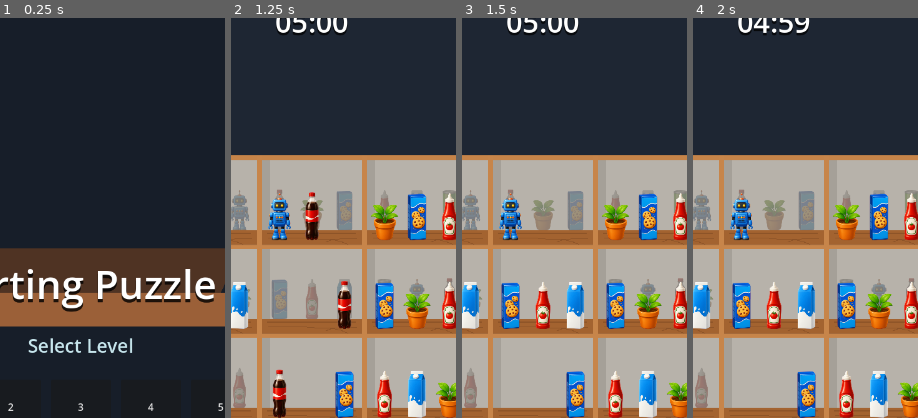
Above: before the commit, frames 1-4 (left to right).
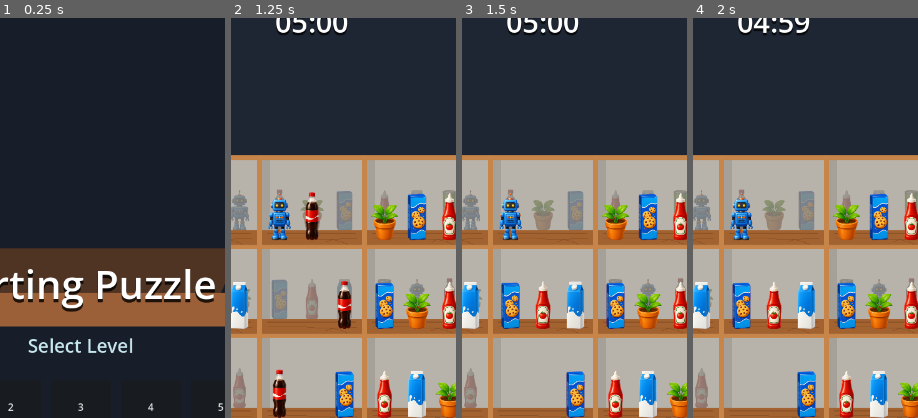
Above: after the commit, the same moments.

Repository: vladeque/sorting-puzzle
Game: Godot game, scene res://scenes/main_menu.tscn
The game is run twice, just before and just after one commit, with the same random seed, the same clock (stepped at 60 frames per second) and the same inputs.
Inputs:
- Up to frame 1 (0.25 s): no input
- Up to frame 2 (1.25 s): click "1" at 0.5 s
- Up to frame 3 (1.5 s): click "3" at 1.25 s
- Up to frame 4 (2 s): no input
The pictures show only the part of the screen within x 32-82%, y 4-54%; the shares and areas given below are measured in that part.

Frames 1-2 are identical in both runs. In frame 3, 0.2% of the frame differs, in the area x 17-55%, y 65-77%; in frame 4, nothing differs.

Commit message:
Add shelf layer promotion animation

Diff:
--- a/scripts/level.gd
+++ b/scripts/level.gd
@@ -27,6 +27,7 @@
 @export var back_layer_offset := Vector2(0, -10)
 @export var back_layer_item_scale := 0.86
 @export var back_layer_item_modulate := Color(0.42, 0.42, 0.42, 0.34)
+@export var layer_promotion_duration_seconds := 0.22
 @export var highlight_outline_color := Color(1.0, 0.86, 0.18, 1.0)
 @export var selected_highlight_outline_color := Color(1.0, 0.96, 0.36, 1.0)
 @export_range(0.0, 8.0, 0.25) var highlight_outline_width := 4.0
@@ -72,6 +73,7 @@
 var _is_resolving_shelves := false
 var _shelves_pending_resolve: Array[Node] = []
 var _clearing_item_ids: Array[int] = []
+var _transitioning_item_ids: Array[int] = []
 var _item_place_audio_player: AudioStreamPlayer
 var _triple_clear_audio_player: AudioStreamPlayer
 
@@ -568,7 +570,7 @@
 func _find_item_at_position(pointer_global_position: Vector2) -> ShelfItem:
 	for i in range(_slots.size() - 1, -1, -1):
 		var item := _get_slot_item(_slots[i])
-		if item == null or _is_item_clearing(item):
+		if item == null or _is_item_busy(item):
 			continue
 
 		var item_rect := Rect2(item.global_position - item_pick_size * 0.5, item_pick_size)
@@ -658,7 +660,7 @@
 
 		while true:
 			var cleared := await _clear_matching_shelves(active_shelves)
-			var promoted := _promote_empty_front_layers(active_shelves)
+			var promoted := await _promote_empty_front_layers(active_shelves)
 			if not cleared and not promoted:
 				break
 
@@ -793,6 +795,23 @@
 	return item != null and _clearing_item_ids.has(item.get_instance_id())
 
 
+func _mark_item_transitioning_by_id(instance_id: int) -> void:
+	if instance_id != 0 and not _transitioning_item_ids.has(instance_id):
+		_transitioning_item_ids.append(instance_id)
+
+
+func _unmark_item_transitioning_by_id(instance_id: int) -> void:
+	_transitioning_item_ids.erase(instance_id)
+
+
+func _is_item_transitioning(item: ShelfItem) -> bool:
+	return item != null and _transitioning_item_ids.has(item.get_instance_id())
+
+
+func _is_item_busy(item: ShelfItem) -> bool:
+	return _is_item_clearing(item) or _is_item_transitioning(item)
+
+
 func _promote_empty_front_layers(shelves_to_check: Array[Node]) -> bool:
 	var promoted_any := false
 
@@ -801,7 +820,10 @@
 		if shelf_node == null:
 			continue
 
-		if _front_layer_is_empty(shelf_node) and _promote_back_layer(shelf_node):
+		if not _front_layer_is_empty(shelf_node):
+			continue
+
+		if await _promote_back_layer(shelf_node):
 			promoted_any = true
 
 	return promoted_any
@@ -820,6 +842,7 @@
 	if next_layer == null:
 		return false
 
+	var promotion_entries: Array[Dictionary] = []
 	for front_slot in _get_front_slots(shelf):
 		var layer_slot := next_layer.get_node_or_null("Layer%s" % front_slot.name) as Node2D
 		if layer_slot == null:
@@ -829,13 +852,103 @@
 		if layer_item == null:
 			continue
 
-		_activate_back_layer_item(layer_item)
-		_place_item_in_slot(layer_item, front_slot)
+		promotion_entries.append(_prepare_layer_promotion_item(layer_item, front_slot))
 
 	shelf.remove_child(next_layer)
 	next_layer.free()
 	_advance_back_layers(shelf)
+	await _play_layer_promotion_animation(promotion_entries)
 	return true
+
+
+func _prepare_layer_promotion_item(item: ShelfItem, front_slot: Node2D) -> Dictionary:
+	var target_visual_scale := item.visual_scale
+	if back_layer_item_scale > 0.0:
+		target_visual_scale /= back_layer_item_scale
+
+	item.reparent(front_slot, true)
+	item.z_index = 8
+	item.input_pickable = false
+	_mark_item_transitioning_by_id(item.get_instance_id())
+
+	var collision := item.get_node_or_null("CollisionShape2D") as CollisionShape2D
+	if collision != null:
+		collision.disabled = true
+
+	return {
+		"item": item,
+		"target_visual_scale": target_visual_scale,
+	}
+
+
+func _play_layer_promotion_animation(promotion_entries: Array[Dictionary]) -> void:
+	if promotion_entries.is_empty():
+		return
+
+	var duration := maxf(layer_promotion_duration_seconds, 0.0)
+	if duration <= 0.0:
+		for entry in promotion_entries:
+			_finish_layer_promotion_item(entry)
+		return
+
+	var promotion_tween := create_tween()
+	promotion_tween.set_parallel(true)
+	var did_add_tween := false
+
+	for entry in promotion_entries:
+		var item := entry.get("item") as ShelfItem
+		if item == null or not is_instance_valid(item):
+			continue
+
+		var target_visual_scale := float(entry.get("target_visual_scale", item.visual_scale))
+		did_add_tween = true
+		promotion_tween.tween_property(
+			item,
+			"position",
+			SLOT_ITEM_POSITION,
+			duration
+		).set_trans(Tween.TRANS_QUAD).set_ease(Tween.EASE_OUT)
+		promotion_tween.tween_property(
+			item,
+			"modulate",
+			Color.WHITE,
+			duration
+		).set_trans(Tween.TRANS_QUAD).set_ease(Tween.EASE_OUT)
+		promotion_tween.tween_property(
+			item,
+			"visual_scale",
+			target_visual_scale,
+			duration
+		).set_trans(Tween.TRANS_BACK).set_ease(Tween.EASE_OUT)
+
+	if not did_add_tween:
+		for entry in promotion_entries:
+			_finish_layer_promotion_item(entry)
+		return
+
+	await promotion_tween.finished
+
+	for entry in promotion_entries:
+		_finish_layer_promotion_item(entry)
+
+
+func _finish_layer_promotion_item(entry: Dictionary) -> void:
+	var item := entry.get("item") as ShelfItem
+	if item == null or not is_instance_valid(item):
+		return
+
+	item.position = SLOT_ITEM_POSITION
+	item.z_index = 6
+	item.modulate = Color.WHITE
+	item.visual_scale = float(entry.get("target_visual_scale", item.visual_scale))
+	item.input_pickable = true
+	_unmark_item_transitioning_by_id(item.get_instance_id())
+
+	var collision := item.get_node_or_null("CollisionShape2D") as CollisionShape2D
+	if collision != null:
+		collision.disabled = false
+
+	_apply_item_visual_state(item)
 
 
 func _advance_back_layers(shelf: Node2D) -> void:
@@ -860,17 +973,6 @@
 		var item := _get_slot_item(slot)
 		if item != null:
 			item.modulate = back_layer_item_modulate if should_show else Color.TRANSPARENT
-
-
-func _activate_back_layer_item(item: ShelfItem) -> void:
-	item.modulate = Color.WHITE
-	item.input_pickable = true
-	if back_layer_item_scale > 0.0:
-		item.visual_scale /= back_layer_item_scale
-
-	var collision := item.get_node_or_null("CollisionShape2D") as CollisionShape2D
-	if collision != null:
-		collision.disabled = false
 
 
 func _get_shelf_items(shelf: Node) -> Array[ShelfItem]:
@@ -1174,7 +1276,7 @@
 	var items: Array[ShelfItem] = []
 	for shelf in _get_all_shelves():
 		for item in _get_shelf_items(shelf):
-			if not _is_item_clearing(item):
+			if not _is_item_busy(item):
 				items.append(item)
 
 	return items
@@ -1184,7 +1286,7 @@
 	for child in node.get_children():
 		var item := child as ShelfItem
 		if item != null:
-			if not item.is_queued_for_deletion() and not _is_item_clearing(item):
+			if not item.is_queued_for_deletion() and not _is_item_busy(item):
 				items.append(item)
 			continue
 
Not shown, changed: docs/SCRIPTS.md
